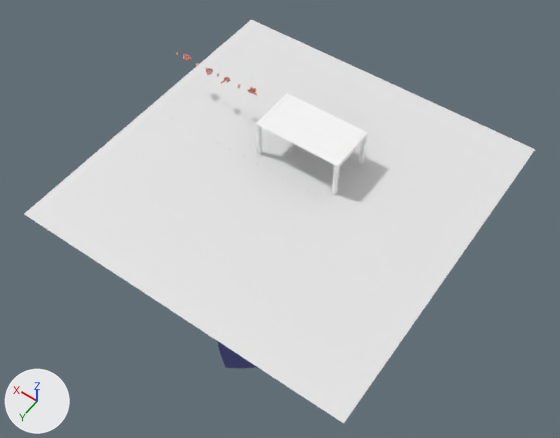
The glTF model src/models/Scene.glb: old version first, new version second.
Before and after are seen from a 50 mm lens placed at (-5.21, 7.54, 10.6), pointed at (0.72, -0.75, -2.44). Arrows for +X, +Y and +Z are at lower left; the lights stay in place. Where no turn or scale is listed for an object, it has been applied to the vertices.

Objects in the first picture: 'FloorBase', 'FloorCells', 'Table'.
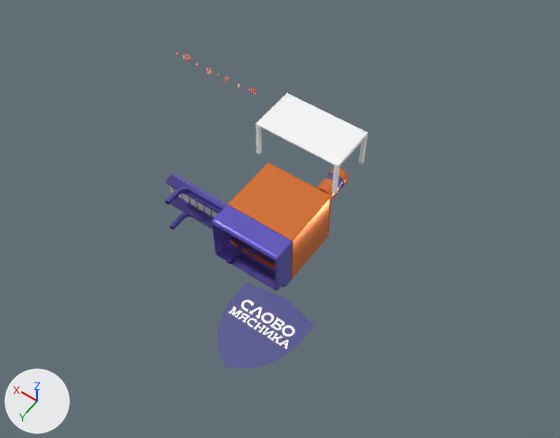
What differs and where, as boxes [x1, y1, x2, y2] in the pictures (560 x 438 px):
'FloorBase', deleted
    before: [24, 131, 427, 423]
'FloorCells', deleted
    before: [121, 20, 535, 304]
'Cutter', unchanged, uncovered by the edit
    after: [165, 163, 348, 291]
'Logo_4', unchanged, uncovered by the edit
    before: [218, 342, 257, 368]
    after: [218, 284, 314, 368]

What changed in the scene script:
```text
Remove ob_floorbase:
    ob_floorbase = bpy.data.objects.new('FloorBase', me_floorbase)
    ob_floorbase.location = (0.0, 0.0, 0.0)
Remove ob_floorcells:
    ob_floorcells = bpy.data.objects.new('FloorCells', me_floorcells)
    ob_floorcells.location = (0.0, 0.0, 0.0)
```
